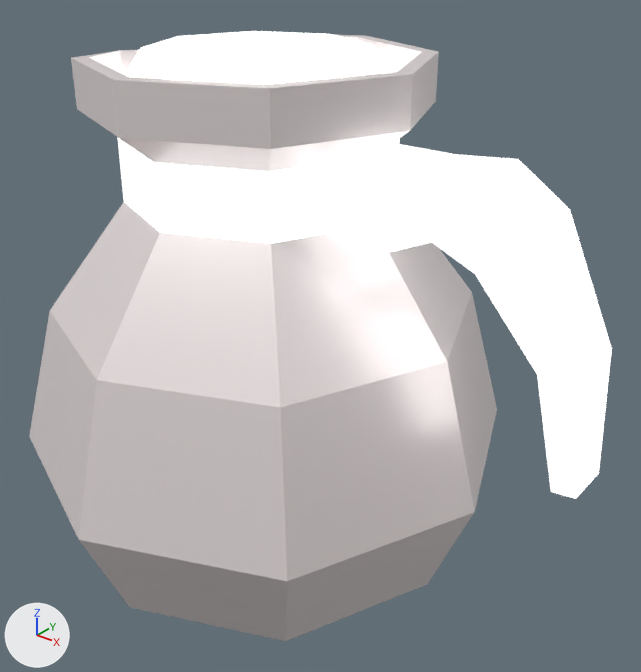
Renders of the glTF model models/ultimate-pack/low-poly-10/t/drinks-pot-coffee-full.glb from each side of a commit.
The view is the same before and after, from a 50 mm lens placed at (0.207, -0.208, 0.228), pointed at (0.038, 0.004, 0.096). Every picture has the same lights, and +X, +Y and +Z are marked at lower left. The first picture is the older version. Where no turn or scale is listed for an object, it has been applied to the vertices.

In view in the first picture: 'pot-coffee-full'.
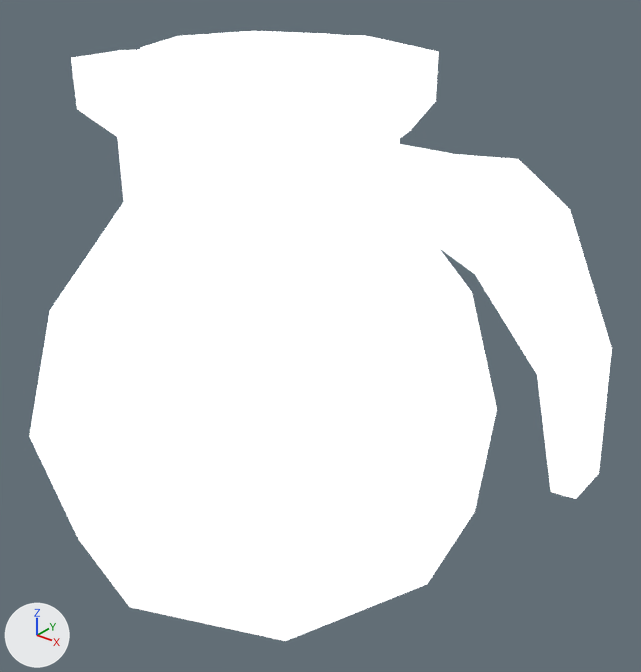
Patch to the scene script:
```diff
--- a/models/ultimate-pack/low-poly-10/t/drinks-pot-coffee-full.glb.py
+++ b/models/ultimate-pack/low-poly-10/t/drinks-pot-coffee-full.glb.py
@@ mat_56_transparent_white @@
 mat_56_transparent_white.base_color = (1.0, 0.918, 0.918)  # white #fff6f6
-mat_56_transparent_white.metallic = 0.4
-mat_56_transparent_white.roughness = 0.272
+mat_56_transparent_white.roughness = 0.986
+mat_56_transparent_white.emission_strength = 1.0
```

Where the change shows, as pixel boxes (x1, y1, x2, y2) in the pictures (641 x 672 px):
'pot-coffee-full', surface changed (lighter): (29, 32, 497, 641) in both
